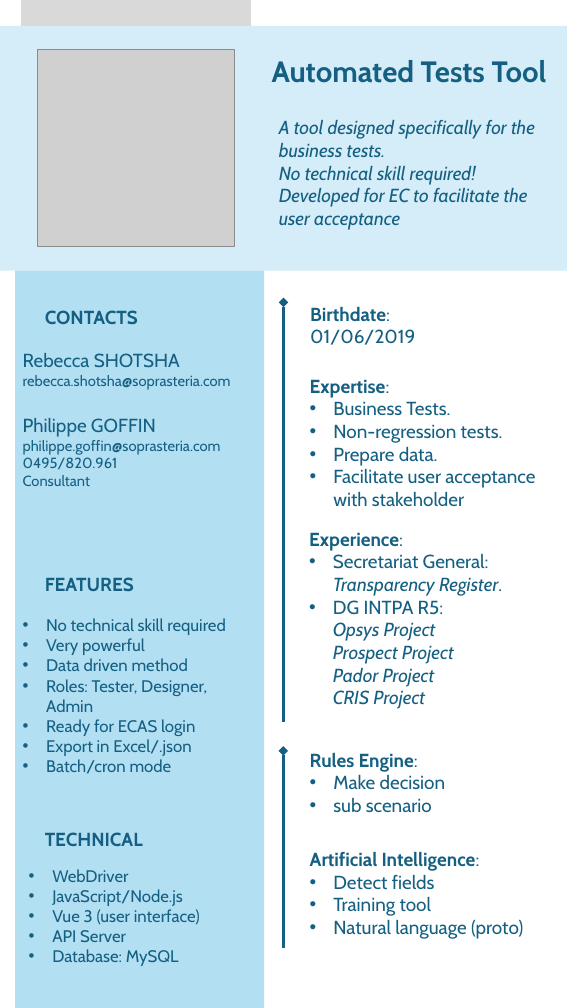
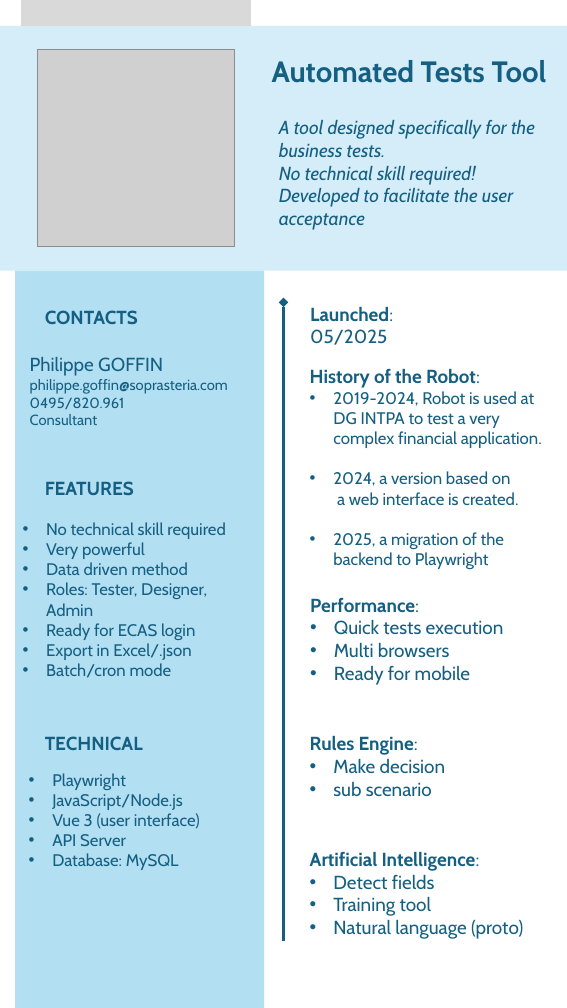
Before and after one commit to PhGoffin/RobotV3, a slide deck: slide 1 of frontend/public/documentation/Flyer.pptx. Drawn at 567x1008 pixels with LibreOffice and Linux fonts; fonts in the diff are those of the drawing; grey boxes stand for pictures. Boxes give left, top, right and bottom in pixels: in the first picture for what was removed or moved away, otherwise in the second. Text is boxed around its words. In the diff, an @@ line names an element or a change of style, - is before the commit and + after.

```diff
--- a/frontend/public/documentation/Flyer.pptx
+++ b/frontend/public/documentation/Flyer.pptx
@@ text at [279, 188, 513, 230]: text changed @@
-Developed for EC to facilitate the user acceptance
+Developed to facilitate the user acceptance
@@ arrow moved from (284, 302) - (284, 723) to (284, 302) - (284, 940) @@
@@ text at [310, 307, 393, 345]: text changed; bold on @@
-Birthdate:
-01/06/2019
+Launched:
+05/2025
@@ text "Philippe GOFFIN": place and size @@
-text "Philippe GOFFIN" at [23, 418, 221, 486]
+text "Philippe GOFFIN" at [30, 357, 228, 425]
@@ text removed at [23, 353, 231, 390] @@
-Rebecca SHOTSHA
-rebecca.shotsha@soprasteria.com
@@ text removed at [310, 379, 535, 507] @@
-Expertise:
-• Business Tests.
-• Non-regression tests.
-• Prepare data.
-• Facilitate user acceptance
-  with stakeholder
@@ text added at [310, 369, 542, 569], 16 pt, text #156082 @@
+History of the Robot:
+• 2019-2024, Robot is used at DG INTPA to test a very complex financial application.
+• 2024, a version based on
+  a web interface is created.
+• 2025, a migration of the backend to Playwright
@@ text removed at [309, 532, 502, 709] @@
-Experience:
-• Secretariat General: Transparency Register.
-• DG INTPA R5:
-  Opsys Project
-  Prospect Project
-  Pador Project
-  CRIS Project
@@ text added at [310, 598, 504, 685], 18 pt, text #156082 @@
+Performance:
+• Quick tests execution
+• Multi browsers
+• Ready for mobile
@@ text "Rules Engine:": place and size @@
-text "Rules Engine:" at [310, 753, 446, 812]
+text "Rules Engine:" at [310, 736, 446, 796]
@@ 4 texts: place and size @@
-4 texts at [45, 577, 225, 966]
+4 texts at [45, 481, 225, 870]
@@ text at [52, 773, 126, 790]: text changed @@
-• WebDriver
+• Playwright
@@ arrow removed from (284, 948) to (284, 751) @@
```
Also in this commit, not shown: 1 slide removed, 1 other file.
